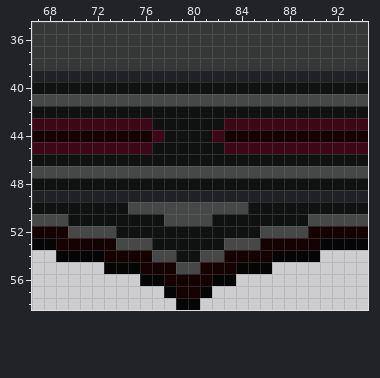
File history of a pixel-art file, Assets/Sprites/Decoracoes/objetos_escritorio.aseprite. Above, as it was before the edit.
112x144 pixels, 1 frame. Colours within 5 levels of each other are drawn and written as one. Shown: x 67..94, y 35..58.
The result:
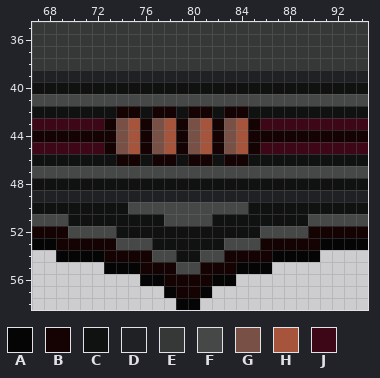
Palette (. is transparent): A #040504  B #150202  C #101211  D #202124  E #363737  F #464848  G #785045  H #a6543c  J #3e0718
Diff:
Layer "mesinha":
y 42: x 74..75 CC -> BB; x 77..78 CC -> BB; x 80..81 CC -> BB; x 83..84 CC -> BB
y 43: x 73..85 JJJJCCCCCCJJJ -> BGHBGHBGHBGHB
y 44: x 74..75 BB -> GH; x 77..84 JCCCCJBB -> GHBGHBGH
y 45: x 73..85 JJJJCCCCCCJJJ -> BGHBGHBGHBGHB
y 46: x 74..75 CC -> BB; x 77..78 CC -> BB; x 80..81 CC -> BB; x 83..84 CC -> BB
